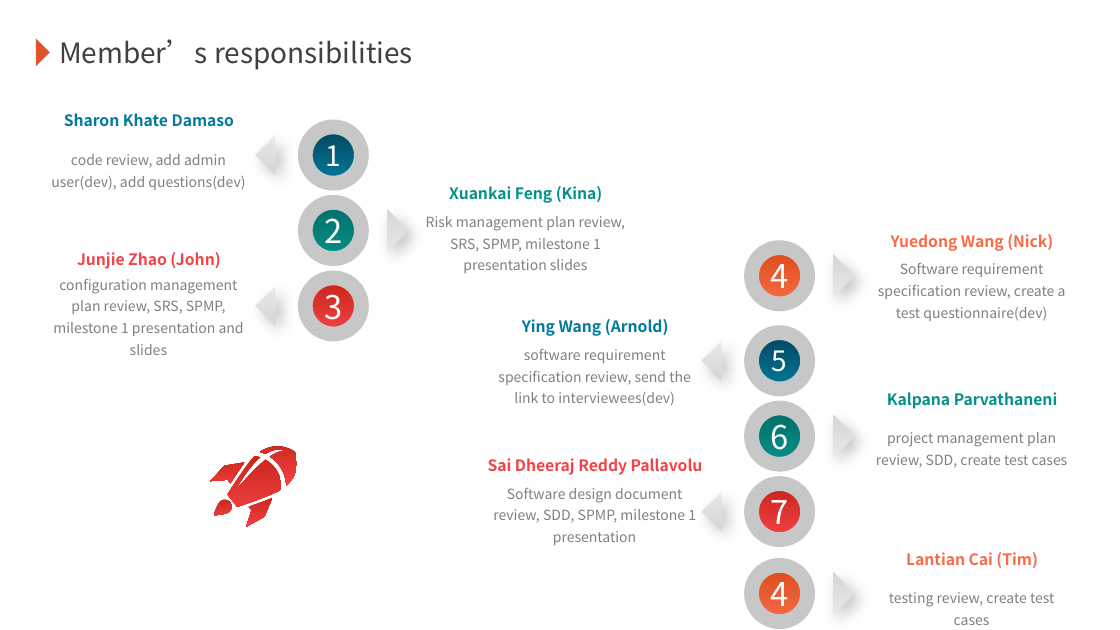
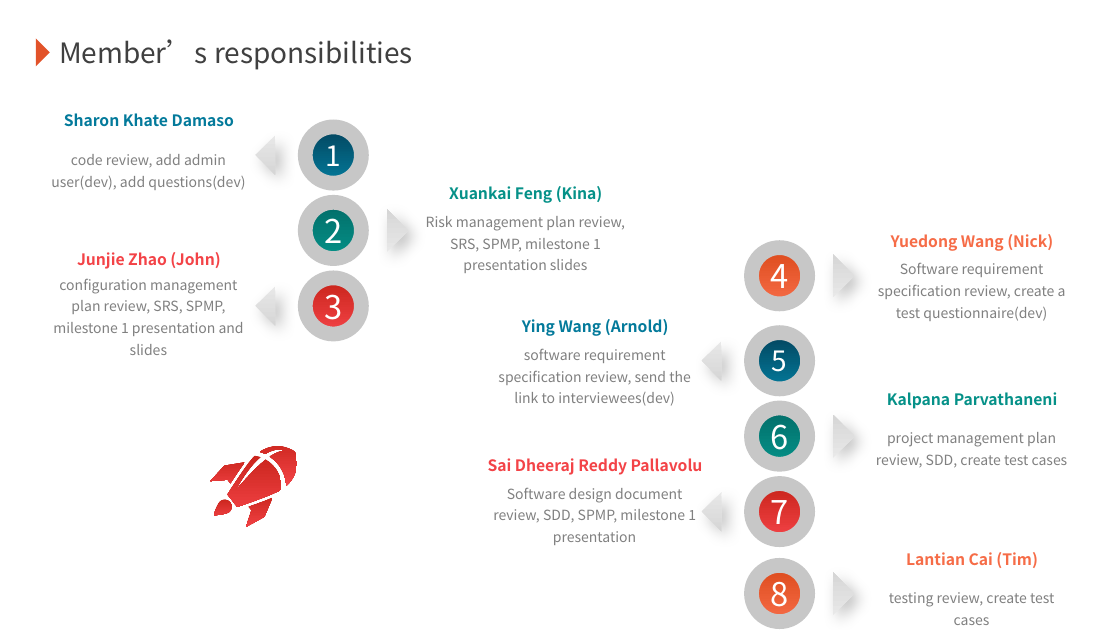
Before and after one commit to Arnold-2019/Hire-Me-Coder, a slide deck: slide 10 of doc/presentation/milestone1/milestone1_slides_pg05.pptx. Drawn at 1120x630 pixels with LibreOffice and Linux fonts; fonts in the diff are those of the drawing; background and template pictures are left out. Boxes give left, top, right and bottom in pixels: in the first picture for what was removed or moved away, otherwise in the second. Text is boxed around its words. In the diff, an @@ line names an element or a change of style, - is before the commit and + after.

Commit message:
Adjust the slides

```diff
--- a/doc/presentation/milestone1/milestone1_slides_pg05.pptx
+++ b/doc/presentation/milestone1/milestone1_slides_pg05.pptx
@@ text in ellipse at (771, 573, 789, 615): text changed @@
-4
+8
```
Also in this commit, not shown: 1 other file.
